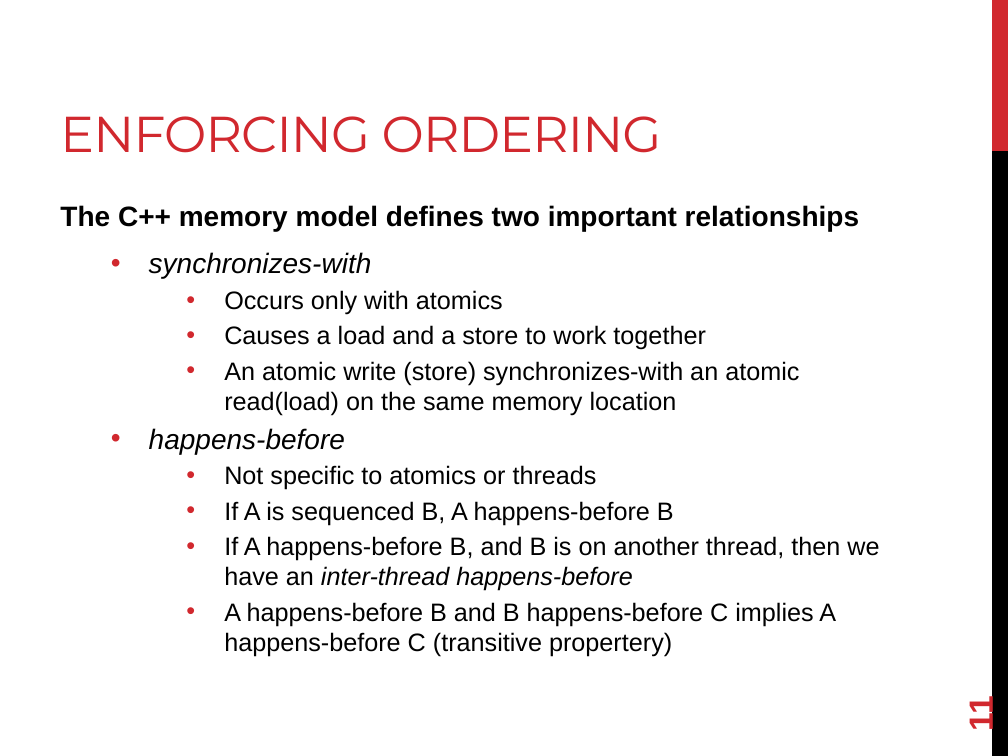
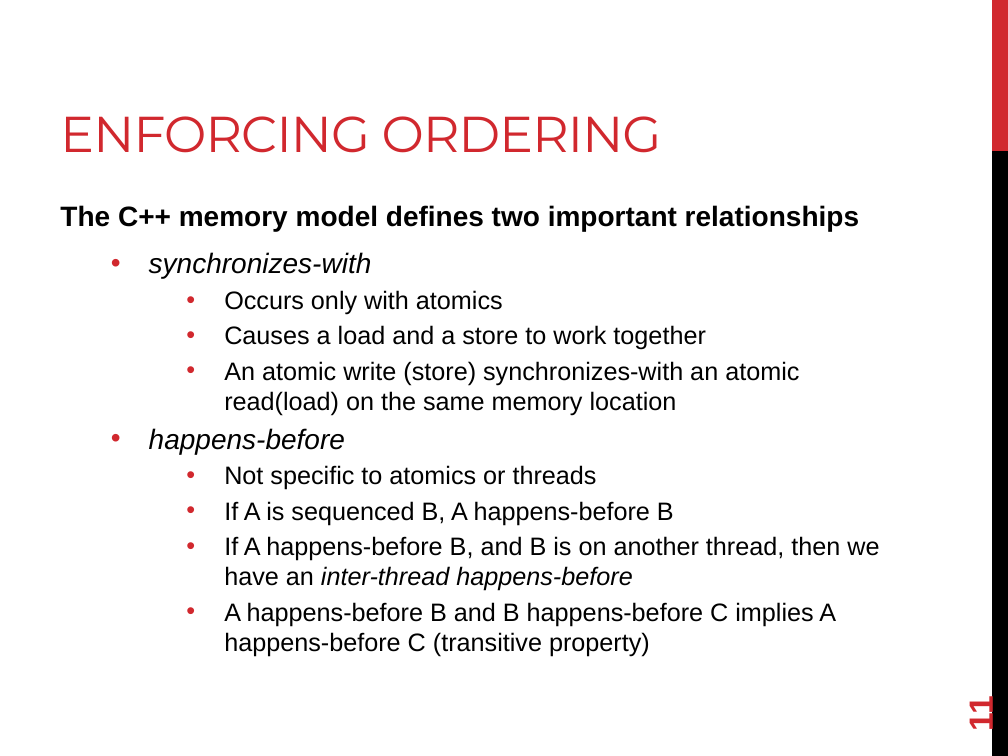
Before and after one commit to joshpeterson/DevelopingConcurrentSoftware, a slide deck: slide 11 of Lectures/Atomics/Atomics.pptx. Drawn at 1008x756 pixels with LibreOffice and Linux fonts; fonts in the diff are those of the drawing. Boxes give left, top, right and bottom in pixels: in the first picture for what was removed or moved away, otherwise in the second. Text is boxed around its words. In the diff, an @@ line names an element or a change of style, - is before the commit and + after.

Commit message:
Update a few lectures.

```diff
--- a/Lectures/Atomics/Atomics.pptx
+++ b/Lectures/Atomics/Atomics.pptx
@@ text at [224,602,836,657]: text changed @@
-    • A happens-before B and B happens-before C implies A happens-before C (transitive propertery)
+    • A happens-before B and B happens-before C implies A happens-before C (transitive property)
```
Also in this commit, not shown: 1 other slide changed, 1 other file.
